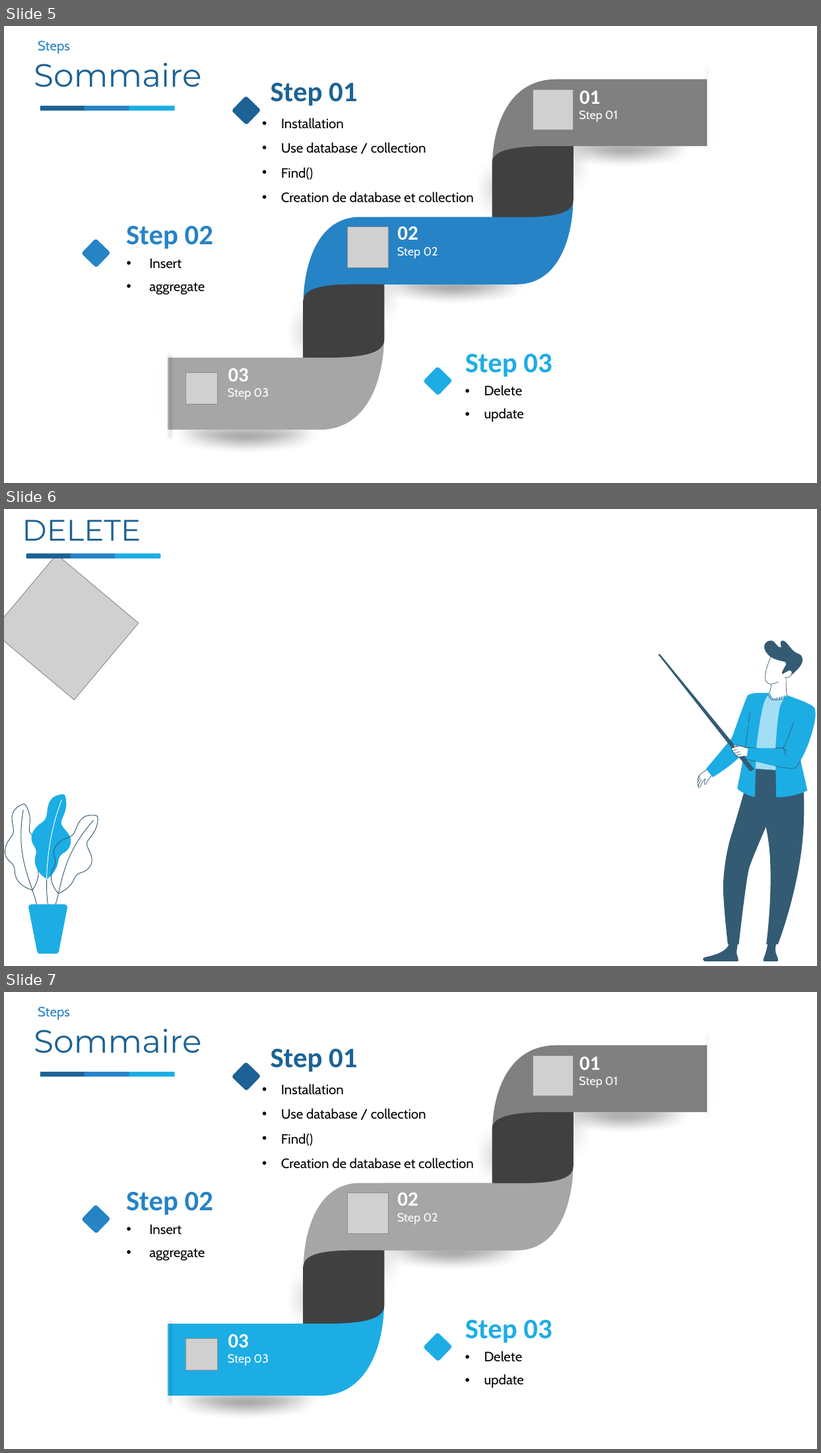
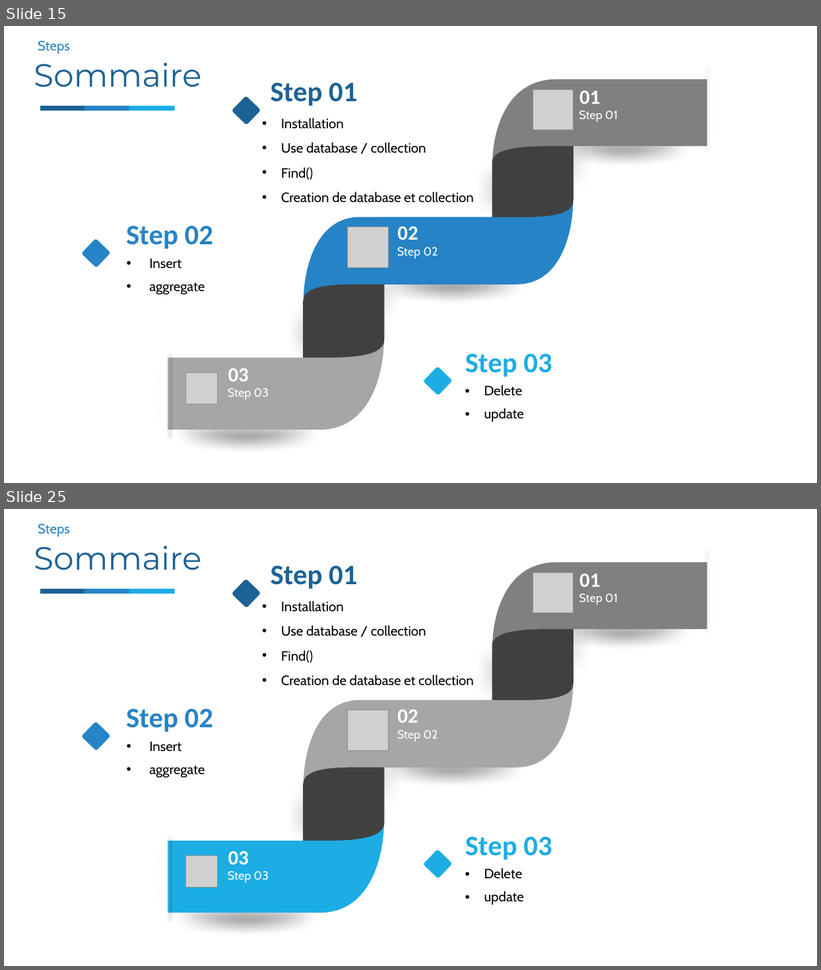
Before and after one commit to nourddine-benyahya/presentation-mongodb-python-todoapp-application, a slide deck: presontation mongodb&python/python&mongodb.pptx. Shown one above the other, each under a label of ours: slides 5, 6 and 7 before the commit, slides 15 and 25 after it; the slides between them are not shown. The pictures are 821x1453 and 821x970 pixels, drawn with LibreOffice and Linux fonts; fonts in the diff are those of the drawing; grey boxes stand for pictures; background and template pictures are left out. Boxes give left, top, right and bottom in pixels: in the first picture for what was removed or moved away, otherwise in the second. Text is boxed around its words. In the diff, an @@ line names an element or a change of style, - is before the commit and + after.

```diff
--- a/presontation mongodb&python/python&mongodb.pptx
+++ b/presontation mongodb&python/python&mongodb.pptx
@@ slide 6 removed at (4,509,817,966), background picture (left out) @@
@@ text removed at (22,520,141,541) @@
-DELETE
@@ picture removed at (4,555,139,700) @@
@@ rounded rectangle removed at (26,553,72,559) @@
@@ rounded rectangle removed at (71,553,116,559) @@
@@ rounded rectangle removed at (115,553,161,559) @@
@@ group removed at (659,641,816,962): 44 freeform shapes @@
@@ group removed at (5,795,98,955): 8 freeform shapes @@
@@ what was slide 5 is now slide 15 @@
@@ what was slide 7 is now slide 25 @@
```
Also in this commit, not shown: 20 slides added, 1 other slide removed.
